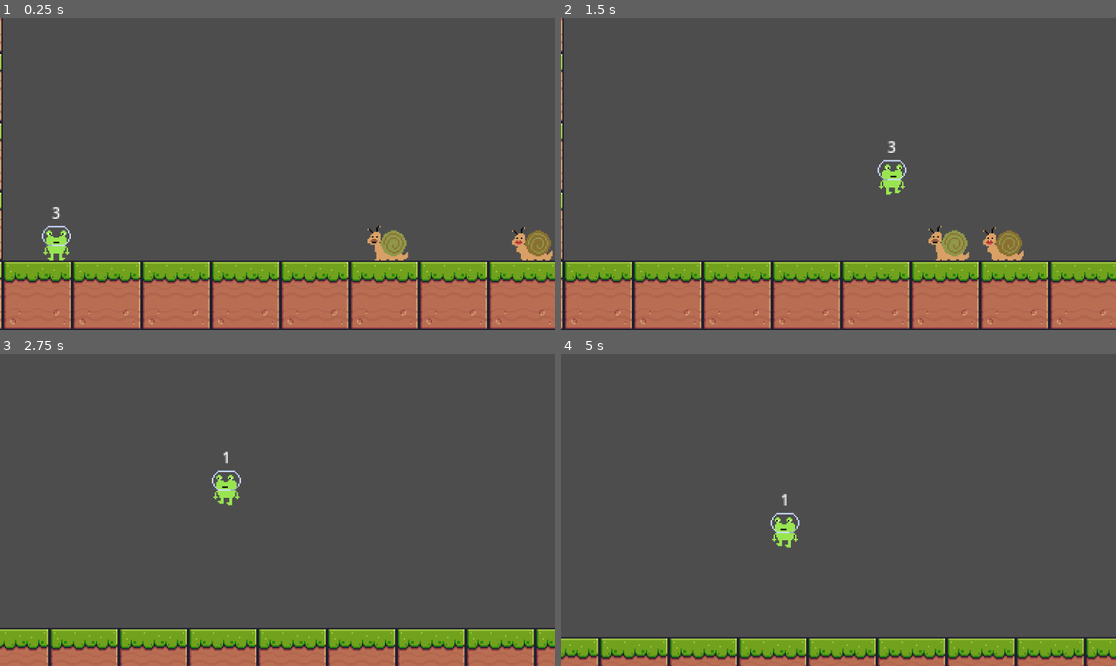
Above: before the commit, frames 1-4 (two rows, left to right).
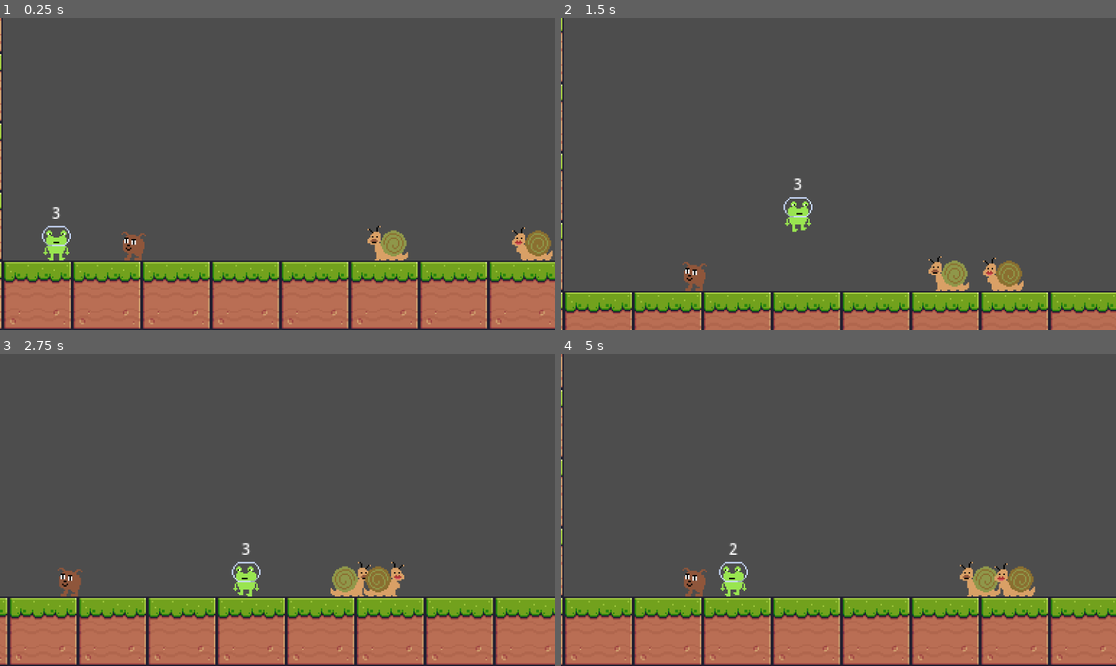
Above: after the commit, the same moments.

Repository: MasonAkershoek/GameJam
Game: Godot game, scene res://Scenes/Tests/PlatformerTest.tscn
Two runs of this game, one before a commit and one after it. Both use one fixed random seed, a clock stepped at 60 frames per second and the inputs below.
Inputs:
- Up to frame 1 (0.25 s): no input
- Up to frame 2 (1.5 s): tap Enter (ui_accept) at 0.5, 0.6 s; hold Right (ui_right) from 0.53 s (still down); tap Space (Jump, bound only after the commit) at 0.77, 0.8, 1.07, 1.35 s
- Up to frame 3 (2.75 s): tap Space (Jump, bound only after the commit) at 1.52, 1.82, 2.3 s; tap Enter (ui_accept) at 1.55, 2.1 s; release Right (ui_right) at 2.03 s; hold Left (ui_left) from 2.03 s (still down)
- Up to frame 4 (5 s): release Left (ui_left) at 2.78 s; hold Right (ui_right) 2.78-4.28 s; tap Enter (ui_accept) at 2.85, 4.35 s; tap Space (Jump, bound only after the commit) at 3.02, 3.32, 3.6, 3.77, 4.07, 4.52, 4.82 s; hold Left (ui_left) from 4.28 s (still down)

The runs differ from the first frame. In frame 1, 0.3% of the frame differs, in the area x 21-27%, y 68-78%; in frame 2, 19%; in frame 3, 21%; in frame 4, 23%, in the area x 0-100%, y 0-100%.

Commit message:
Changes to controlls and input map

Diff:
--- a/Scenes/Enemies/Helix.tscn
+++ b/Scenes/Enemies/Helix.tscn
@@ -44,6 +44,7 @@
 size = Vector2(23, 4)
 
 [node name="Helix" type="CharacterBody2D" groups=["Enemy"]]
+position = Vector2(-1, -16)
 collision_layer = 9
 script = ExtResource("1_1i54f")
 SPEED = 50
--- a/Scenes/Enemies/Shelix.tscn
+++ b/Scenes/Enemies/Shelix.tscn
@@ -44,6 +44,7 @@
 size = Vector2(23, 4)
 
 [node name="Shelix" type="CharacterBody2D" groups=["Enemy"]]
+position = Vector2(-2, -16)
 collision_layer = 9
 script = ExtResource("1_egghn")
 SPEED = 50
--- a/Scenes/Tests/PlatformerTest.tscn
+++ b/Scenes/Tests/PlatformerTest.tscn
@@ -1,10 +1,11 @@
-[gd_scene load_steps=8 format=4 uid="uid://dc5ch21ml1dpl"]
+[gd_scene load_steps=9 format=4 uid="uid://dc5ch21ml1dpl"]
 
 [ext_resource type="PackedScene" uid="uid://43pd1826sss4" path="res://Scenes/GameCam.tscn" id="1_aghax"]
 [ext_resource type="Texture2D" uid="uid://c7vbd04hksom" path="res://Graphics/Terrain/Terrain (16x16).png" id="2_hhhsj"]
 [ext_resource type="PackedScene" uid="uid://dx3dhdfcswkq" path="res://Scenes/player.tscn" id="3_g7sy7"]
 [ext_resource type="PackedScene" uid="uid://b3bwy3p42fcd3" path="res://Scenes/Enemies/Shelix.tscn" id="4_3r2uk"]
 [ext_resource type="PackedScene" uid="uid://2v4eda5xsm30" path="res://Scenes/Enemies/Helix.tscn" id="4_lv1sn"]
+[ext_resource type="PackedScene" uid="uid://dqwtd677kghnm" path="res://Scenes/dog.tscn" id="6_cyxe1"]
 
 [sub_resource type="TileSetAtlasSource" id="TileSetAtlasSource_mr8jh"]
 texture = ExtResource("2_hhhsj")
@@ -266,12 +267,15 @@
 
 [node name="Player" parent="." instance=ExtResource("3_g7sy7")]
 position = Vector2(36, 352)
-SPEED = 200.0
 
 [node name="Enemys" type="Node2D" parent="."]
 position = Vector2(273, 354)
 
 [node name="Helix" parent="Enemys" instance=ExtResource("4_lv1sn")]
+position = Vector2(0, -2)
 
 [node name="Shelix" parent="Enemys" instance=ExtResource("4_3r2uk")]
 position = Vector2(106, -2)
+
+[node name="Dog" parent="." instance=ExtResource("6_cyxe1")]
+position = Vector2(90, 352)
--- /dev/null
+++ b/Scenes/dog.gd
@@ -0,0 +1,13 @@
+extends CharacterBody2D
+
+
+@export var SPEED = 300.0
+@export var JUMP_VELOCITY = -400.0
+
+
+func _physics_process(delta: float) -> void:
+	# Add the gravity.
+	if not is_on_floor():
+		velocity += get_gravity() * delta
+
+	move_and_slide()
--- /dev/null
+++ b/Scenes/dog.tscn
@@ -0,0 +1,101 @@
+[gd_scene load_steps=14 format=3 uid="uid://dqwtd677kghnm"]
+
+[ext_resource type="Script" path="res://Scenes/dog.gd" id="1_dmx4s"]
+[ext_resource type="Texture2D" uid="uid://by6587jlt0wsx" path="res://Graphics/Player/Dog.png" id="1_vdls5"]
+
+[sub_resource type="AtlasTexture" id="AtlasTexture_pgr01"]
+atlas = ExtResource("1_vdls5")
+region = Rect2(64, 0, 32, 32)
+
+[sub_resource type="AtlasTexture" id="AtlasTexture_wvckf"]
+atlas = ExtResource("1_vdls5")
+region = Rect2(64, 0, 32, 32)
+
+[sub_resource type="AtlasTexture" id="AtlasTexture_445ku"]
+atlas = ExtResource("1_vdls5")
+region = Rect2(96, 0, 32, 32)
+
+[sub_resource type="AtlasTexture" id="AtlasTexture_7wlta"]
+atlas = ExtResource("1_vdls5")
+region = Rect2(128, 0, 32, 32)
+
+[sub_resource type="AtlasTexture" id="AtlasTexture_8s34r"]
+atlas = ExtResource("1_vdls5")
+region = Rect2(160, 0, 32, 32)
+
+[sub_resource type="AtlasTexture" id="AtlasTexture_oquif"]
+atlas = ExtResource("1_vdls5")
+region = Rect2(192, 0, 32, 32)
+
+[sub_resource type="AtlasTexture" id="AtlasTexture_lkhj8"]
+atlas = ExtResource("1_vdls5")
+region = Rect2(0, 0, 32, 32)
+
+[sub_resource type="AtlasTexture" id="AtlasTexture_v0gtw"]
+atlas = ExtResource("1_vdls5")
+region = Rect2(32, 0, 32, 32)
+
+[sub_resource type="SpriteFrames" id="SpriteFrames_1l8ku"]
+animations = [{
+"frames": [{
+"duration": 1.0,
+"texture": SubResource("AtlasTexture_pgr01")
+}],
+"loop": true,
+"name": &"Idle",
+"speed": 5.0
+}, {
+"frames": [{
+"duration": 1.0,
+"texture": SubResource("AtlasTexture_wvckf")
+}, {
+"duration": 1.0,
+"texture": SubResource("AtlasTexture_445ku")
+}, {
+"duration": 1.0,
+"texture": SubResource("AtlasTexture_7wlta")
+}, {
+"duration": 1.0,
+"texture": SubResource("AtlasTexture_8s34r")
+}, {
+"duration": 1.0,
+"texture": SubResource("AtlasTexture_oquif")
+}],
+"loop": true,
+"name": &"Lick",
+"speed": 10.0
+}, {
+"frames": [{
+"duration": 1.0,
+"texture": SubResource("AtlasTexture_lkhj8")
+}, {
+"duration": 1.0,
+"texture": SubResource("AtlasTexture_v0gtw")
+}],
+"loop": true,
+"name": &"Walk",
+"speed": 5.0
+}]
+
+[sub_resource type="CapsuleShape2D" id="CapsuleShape2D_q6lao"]
+radius = 6.0
+height = 18.0
+
+[sub_resource type="Curve2D" id="Curve2D_7r733"]
+
+[node name="Dog" type="CharacterBody2D"]
+script = ExtResource("1_dmx4s")
+
+[node name="AnimatedSprite2D" type="AnimatedSprite2D" parent="."]
+sprite_frames = SubResource("SpriteFrames_1l8ku")
+animation = &"Lick"
+frame_progress = 0.626003
+
+[node name="CollisionShape2D" type="CollisionShape2D" parent="."]
+position = Vector2(0, 7)
+shape = SubResource("CapsuleShape2D_q6lao")
+
+[node name="Path2D" type="Path2D" parent="."]
+curve = SubResource("Curve2D_7r733")
+
+[node name="PathFollow2D" type="PathFollow2D" parent="Path2D"]
--- a/Scenes/player.tscn
+++ b/Scenes/player.tscn
@@ -1,7 +1,7 @@
 [gd_scene load_steps=11 format=3 uid="uid://dx3dhdfcswkq"]
 
 [ext_resource type="Script" path="res://Scripts/PlayerController.gd" id="5_vt3rr"]
-[ext_resource type="Texture2D" uid="uid://c05xam0s7hh5q" path="res://unglunked.png" id="6_tlr6s"]
+[ext_resource type="Texture2D" uid="uid://c05xam0s7hh5q" path="res://Graphics/Player/unglunked.png" id="6_tlr6s"]
 
 [sub_resource type="AtlasTexture" id="AtlasTexture_pfi0f"]
 atlas = ExtResource("6_tlr6s")
@@ -57,6 +57,7 @@
 
 [node name="Player" type="CharacterBody2D" groups=["Player"]]
 script = ExtResource("5_vt3rr")
+MAX_SPEED = 150.0
 
 [node name="AnimatedSprite2D" type="AnimatedSprite2D" parent="."]
 position = Vector2(1, 0)
--- a/Scripts/PlayerController.gd
+++ b/Scripts/PlayerController.gd
@@ -4,10 +4,12 @@
 
 var State = SPAWN
 
-@export var SPEED = 300.0
+@export var MAX_SPEED = 300.0
+@export var ACCELERATION: float = 10.0
 @export var JUMP_VELOCITY = -400.0
 @export var HP = 3
-@export var Knockback = 200
+@export var KNOCKBACK = 300
+@export var USE_ACCELERATION = true
 
 @onready var text: Label = $Label
 @onready var mySprite: AnimatedSprite2D = $AnimatedSprite2D
@@ -18,6 +20,8 @@
 
 func _ready() -> void:
 	mySprite.play("Spawn")
+	if not USE_ACCELERATION:
+		ACCELERATION = MAX_SPEED
 
 func _physics_process(delta: float) -> void:
 	text.text = str(HP)
@@ -30,21 +34,23 @@
 		bounce = false
 
 	# Handle jump.
-	if Input.is_action_just_pressed("ui_accept") and is_on_floor() and not is_hit:
+	if Input.is_action_just_pressed("Jump")  and is_on_floor() and not is_hit:
 		velocity.y = JUMP_VELOCITY
 
 	# Get the input direction and handle the movement/deceleration.
 	# As good practice, you should replace UI actions with custom gameplay actions.
-	var dir := Input.get_axis("ui_left", "ui_right")
+	var dir := Input.get_axis("MoveLeft", "MoveRight")
 	if dir && not is_hit:
-		velocity.x = dir * SPEED
+		print("Acceleration:" + str(ACCELERATION))
+		print("Velocity: " + str(velocity.x))
+		velocity.x = move_toward(velocity.x, dir*MAX_SPEED, ACCELERATION)
 		direction = dir
 	else:
-		velocity.x = move_toward(velocity.x, 0, SPEED)
+		velocity.x = move_toward(velocity.x, 0, abs(direction)*ACCELERATION)
 
 	if is_hit:
 		is_hit = false
-		velocity.x = (-direction) * Knockback
+		velocity.x = (-direction) * KNOCKBACK
 
 	move_and_slide()
 
--- a/project.godot
+++ b/project.godot
@@ -20,6 +20,33 @@
 Player=""
 Enemy=""
 
+[input]
+
+MoveLeft={
+"deadzone": 0.5,
+"events": [Object(InputEventKey,"resource_local_to_scene":false,"resource_name":"","device":-1,"window_id":0,"alt_pressed":false,"shift_pressed":false,"ctrl_pressed":false,"meta_pressed":false,"pressed":false,"keycode":0,"physical_keycode":65,"key_label":0,"unicode":97,"location":0,"echo":false,"script":null)
+, Object(InputEventJoypadMotion,"resource_local_to_scene":false,"resource_name":"","device":-1,"axis":0,"axis_value":-1.0,"script":null)
+, Object(InputEventKey,"resource_local_to_scene":false,"resource_name":"","device":-1,"window_id":0,"alt_pressed":false,"shift_pressed":false,"ctrl_pressed":false,"meta_pressed":false,"pressed":false,"keycode":0,"physical_keycode":4194319,"key_label":0,"unicode":0,"location":0,"echo":false,"script":null)
+]
+}
+MoveRight={
+"deadzone": 0.5,
+"events": [Object(InputEventKey,"resource_local_to_scene":false,"resource_name":"","device":-1,"window_id":0,"alt_pressed":false,"shift_pressed":false,"ctrl_pressed":false,"meta_pressed":false,"pressed":false,"keycode":0,"physical_keycode":68,"key_label":0,"unicode":100,"location":0,"echo":false,"script":null)
+, Object(InputEventJoypadMotion,"resource_local_to_scene":false,"resource_name":"","device":-1,"axis":0,"axis_value":1.0,"script":null)
+, Object(InputEventKey,"resource_local_to_scene":false,"resource_name":"","device":-1,"window_id":0,"alt_pressed":false,"shift_pressed":false,"ctrl_pressed":false,"meta_pressed":false,"pressed":false,"keycode":0,"physical_keycode":4194321,"key_label":0,"unicode":0,"location":0,"echo":false,"script":null)
+]
+}
+Jump={
+"deadzone": 0.5,
+"events": [Object(InputEventKey,"resource_local_to_scene":false,"resource_name":"","device":-1,"window_id":0,"alt_pressed":false,"shift_pressed":false,"ctrl_pressed":false,"meta_pressed":false,"pressed":false,"keycode":0,"physical_keycode":32,"key_label":0,"unicode":32,"location":0,"echo":false,"script":null)
+, Object(InputEventJoypadButton,"resource_local_to_scene":false,"resource_name":"","device":-1,"button_index":0,"pressure":0.0,"pressed":false,"script":null)
+]
+}
+Shoot-Interact={
+"deadzone": 0.5,
+"events": []
+}
+
 [layer_names]
 
 2d_physics/layer_1="World Collision"
Binary file added: Graphics/Player/Dog.png
Not shown, added: Graphics/Player/Dog.png.import
Renamed: unglunked.png -> Graphics/Player/unglunked.png
Not shown, changed: Graphics/Player/unglunked.png.import
